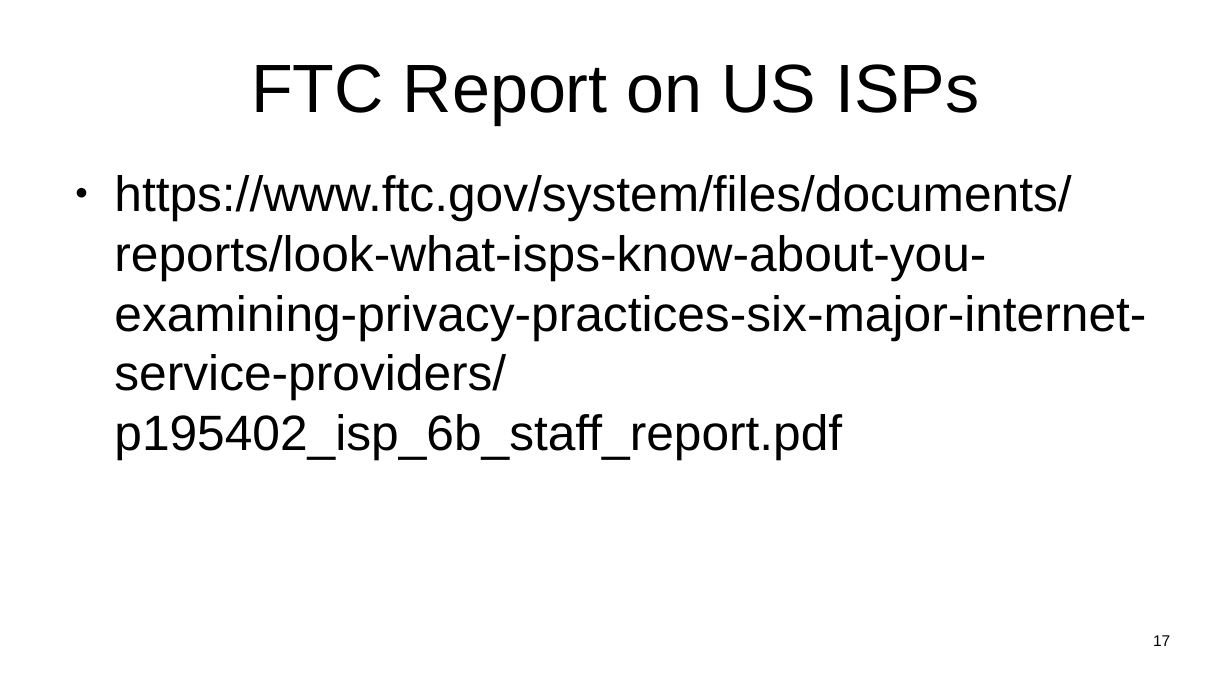
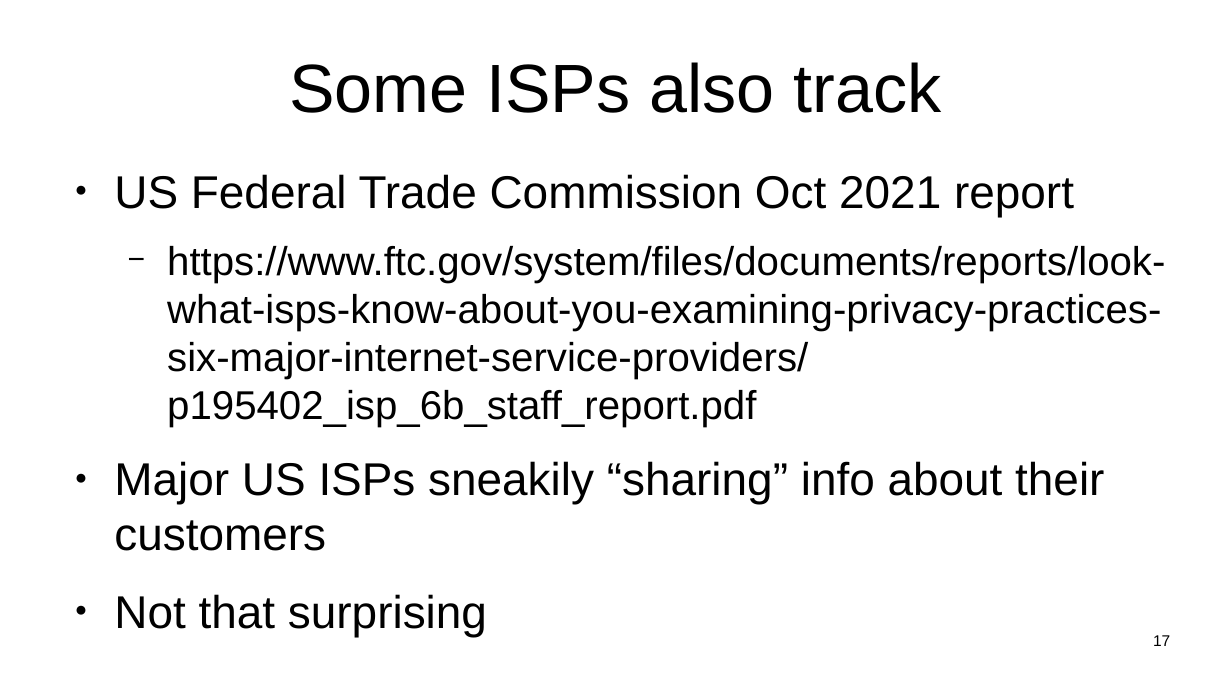
Before and after one commit to sftcd/witidtm, a slide deck: slide 17 of lectures/2021-2022/400-machines.odp. Drawn at 1232x693 pixels with LibreOffice and Linux fonts; fonts in the diff are those of the drawing. Boxes give left, top, right and bottom in pixels: in the first picture for what was removed or moved away, otherwise in the second. Text is boxed around its words. In the diff, an @@ line names an element or a change of style, - is before the commit and + after.

```diff
--- a/lectures/2021-2022/400-machines.odp
+++ b/lectures/2021-2022/400-machines.odp
@@ title at [289, 62, 942, 113]: text changed @@
-FTC Report on US ISPs
+Some ISPs also track
@@ text at [114, 174, 1074, 216]: paragraph added @@
+● US Federal Trade Commission Oct 2021 report
@@ text at [167, 246, 1165, 427]: size 32 to 25.9 pt in "https://www.ftc.gov/system/files/documents/reports/look-what ..."; bullet ● to −; list level 1 to 2 in "https://www.ftc.gov/system/files/documents/reports/look-what ..." @@
@@ text at [114, 461, 1104, 551]: paragraphs added @@
+● Major US ISPs sneakily “sharing” info about their customers
+● Not that surprising
```
Also in this commit, not shown: 7 other slides changed, 3 other files.
